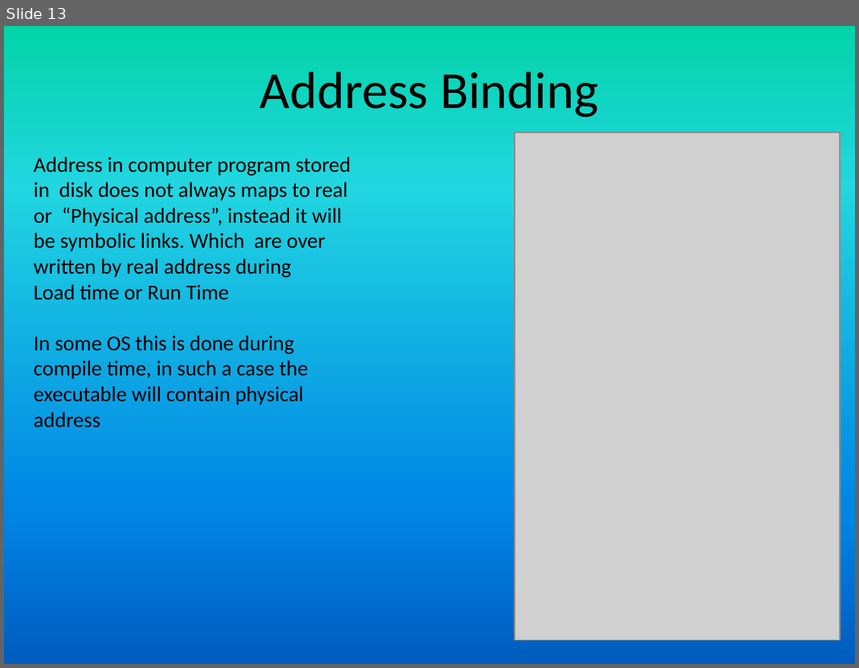
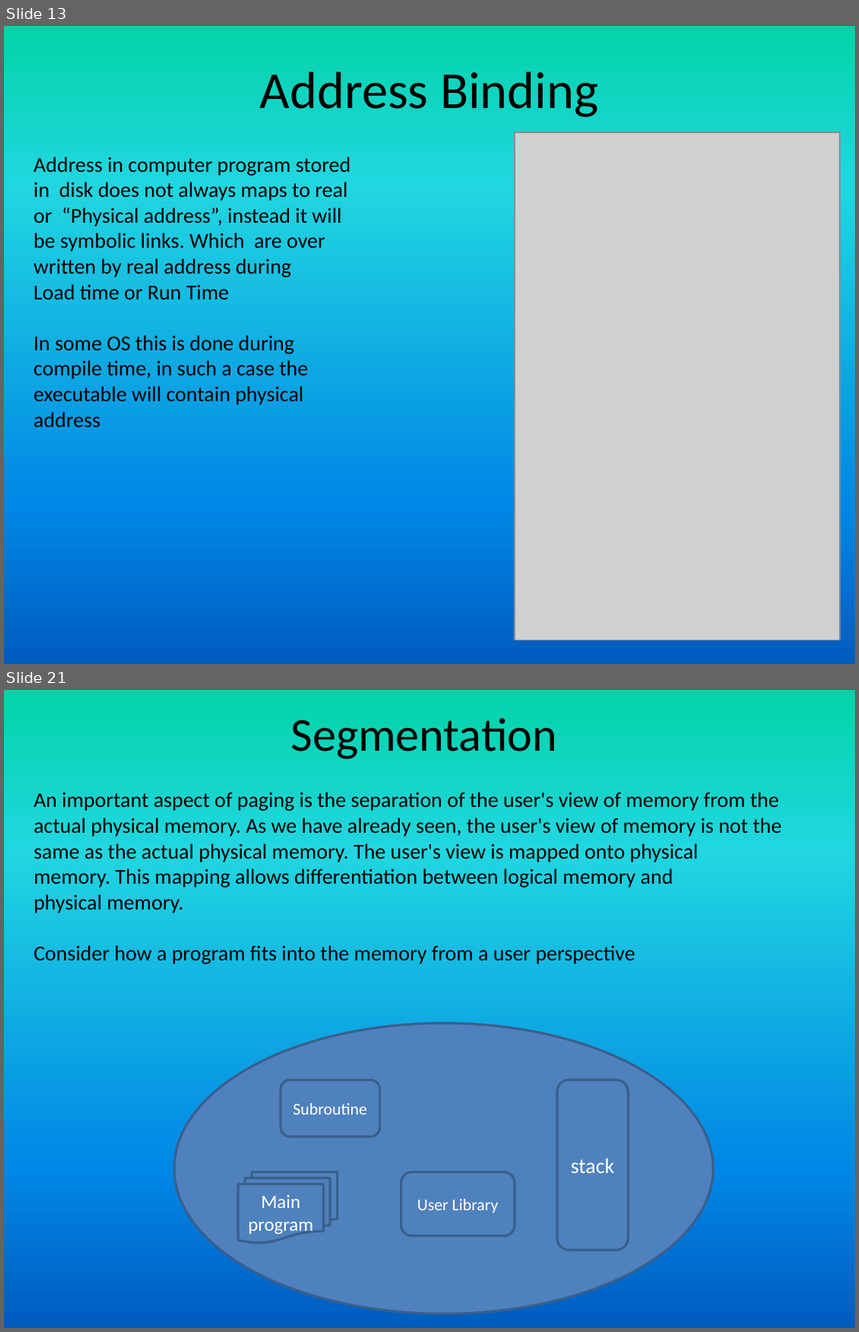
Before and after one commit to girishsukukumar/RTOS, a slide deck: RTOS-15-Memory_management.pptx. Shown one above the other, each under a label of ours: slide 13 before the commit, slides 13 and 21 after it; the slides between them are not shown. The pictures are 859x668 and 859x1332 pixels, drawn with LibreOffice and Linux fonts; fonts in the diff are those of the drawing; grey boxes stand for pictures. Boxes give left, top, right and bottom in pixels: in the first picture for what was removed or moved away, otherwise in the second. Text is boxed around its words. In the diff, an @@ line names an element or a change of style, - is before the commit and + after.

```diff
--- a/RTOS-15-Memory_management.pptx
+++ b/RTOS-15-Memory_management.pptx
@@ slide 21 added at bbox=[4, 690, 855, 1328], background gradient #03D4A8 to #21D6E0 to #0087E6 to #005CBF @@
@@ title added at bbox=[291, 718, 558, 759], 40 pt, text #000000 @@
+Segmentation
@@ text added at bbox=[34, 792, 782, 964], 18 pt, text #000000 @@
+An important aspect of paging is the separation of the user's view of memory from the actual physical memory. As we have already seen, the user's view of memory is not the
+same as the actual physical memory. The user's view is mapped onto physical
+memory. This mapping allows differentiation between logical memory and
+physical memory.
+Consider how a program fits into the memory from a user perspective
@@ ellipse added at bbox=[174, 1024, 713, 1315], fill #4F81BD, outline #3A5F8C 2 pt @@
@@ rounded rectangle added at bbox=[281, 1080, 380, 1137], fill #4F81BD, outline #3A5F8C 2 pt, 14 pt, text #FFFFFF @@
+Subroutine
@@ rounded rectangle added at bbox=[557, 1080, 628, 1250], fill #4F81BD, outline #3A5F8C 2 pt, 18 pt, text #FFFFFF @@
+stack
@@ flow chart multidocument added at bbox=[238, 1173, 338, 1243], fill #4F81BD, outline #3A5F8C 2 pt, 16 pt, text #FFFFFF @@
+Main program
@@ rounded rectangle added at bbox=[401, 1173, 515, 1236], fill #4F81BD, outline #3A5F8C 2 pt, 14 pt, text #FFFFFF @@
+User Library
```
Also in this commit, not shown: 4 slides changed, 10 other slides added, 1 other file.
